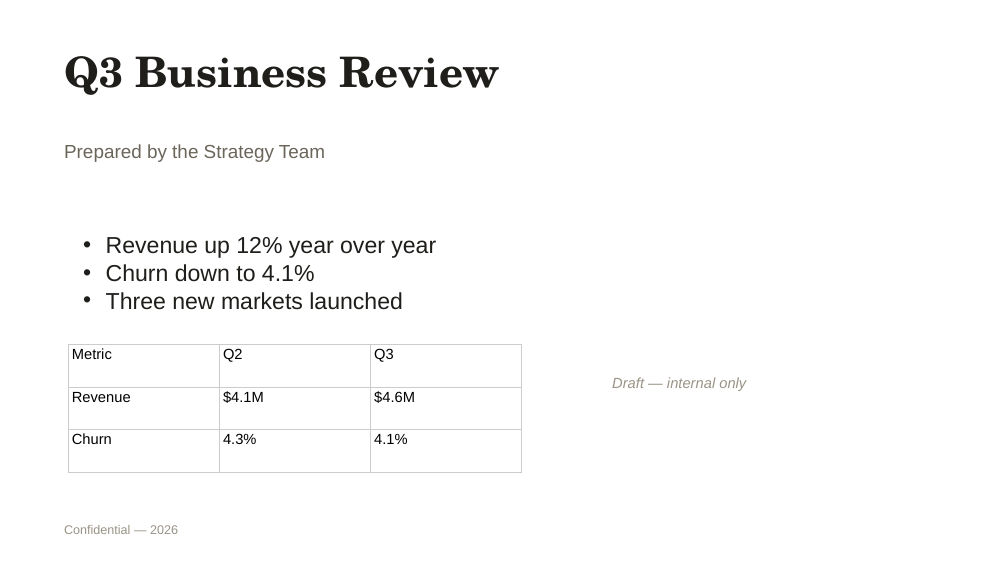
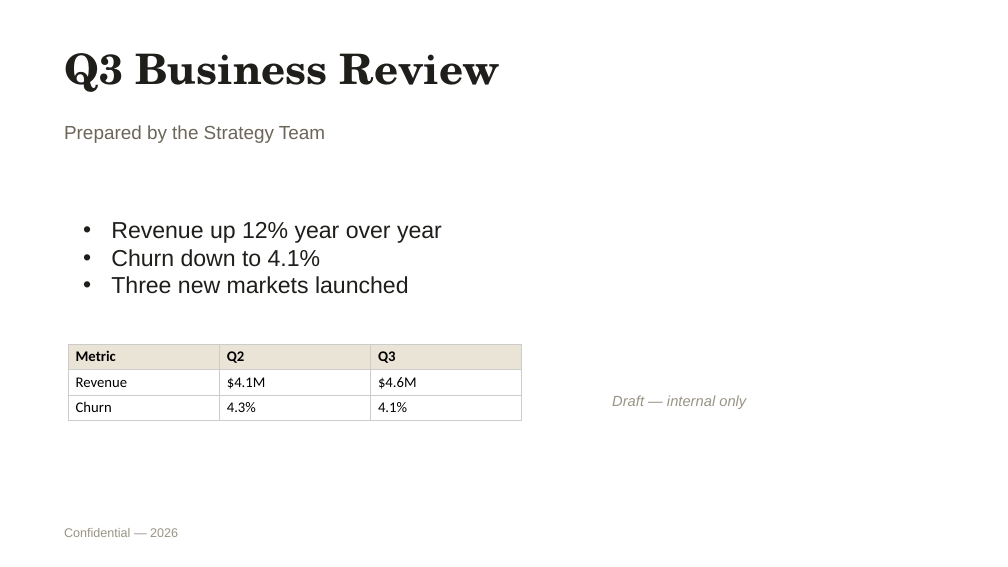
Before and after one commit to sugatoray/pptxdiff, a slide deck: slide 1 of docs/assets/sample_before.pptx. Drawn at 1008x567 pixels with LibreOffice and Linux fonts; fonts in the diff are those of the drawing. Boxes give left, top, right and bottom in pixels: in the first picture for what was removed or moved away, otherwise in the second. Text is boxed around its words. In the diff, an @@ line names an element or a change of style, - is before the commit and + after.

```diff
--- a/docs/assets/sample_before.pptx
+++ b/docs/assets/sample_before.pptx
@@ vertical alignment top to middle in 4 elements at [64, 528, 178, 537], [64, 53, 500, 92], [612, 395, 746, 409], [64, 125, 325, 143] @@
@@ text "Prepared by the Strategy Team": place and size @@
-text "Prepared by the Strategy Team" at [64, 144, 325, 162]
+text "Prepared by the Strategy Team" at [64, 125, 325, 143]
@@ text "Revenue up 12% year over ...": place and size @@
-text "Revenue up 12% year over ..." at [106, 237, 436, 310]
+text "Revenue up 12% year over ..." at [111, 222, 442, 294]
@@ text "Revenue up 12% year over ..." at [111, 222, 442, 294]: indent changed; vertical alignment top to middle @@
@@ table at [68, 344, 522, 420] @@
@@ fill none to #EAE4D6 in row 1 @@
@@ font Arial to Calibri @@
@@ bold on in "Metric", "Q2", "Q3" @@
@@ borders changed @@
```
Also in this commit, not shown: 5 other slides changed, 12 other files.
